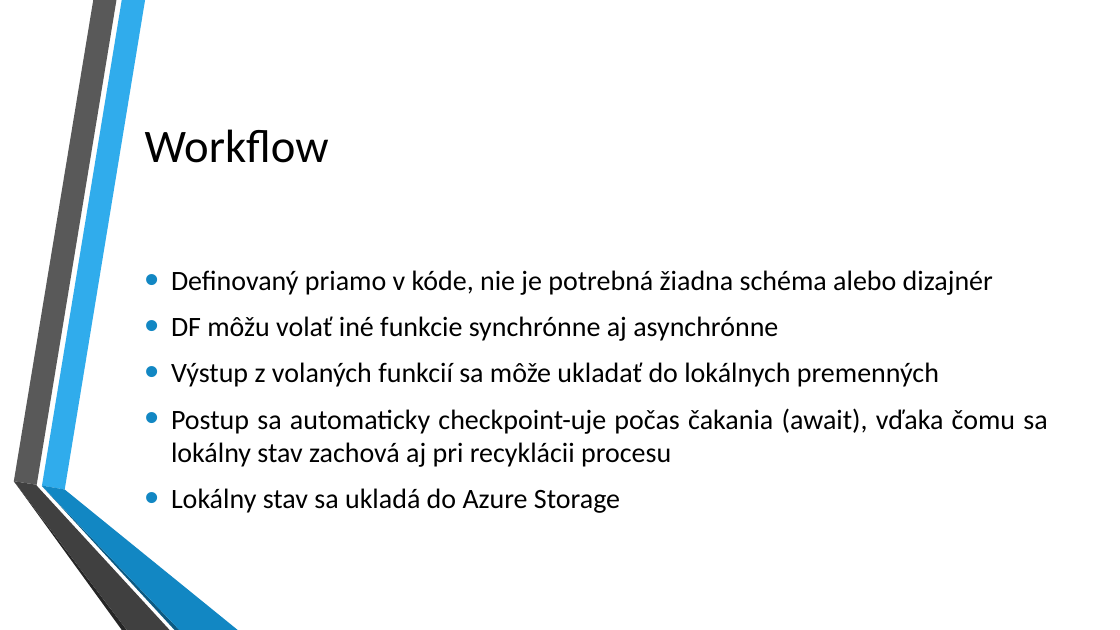
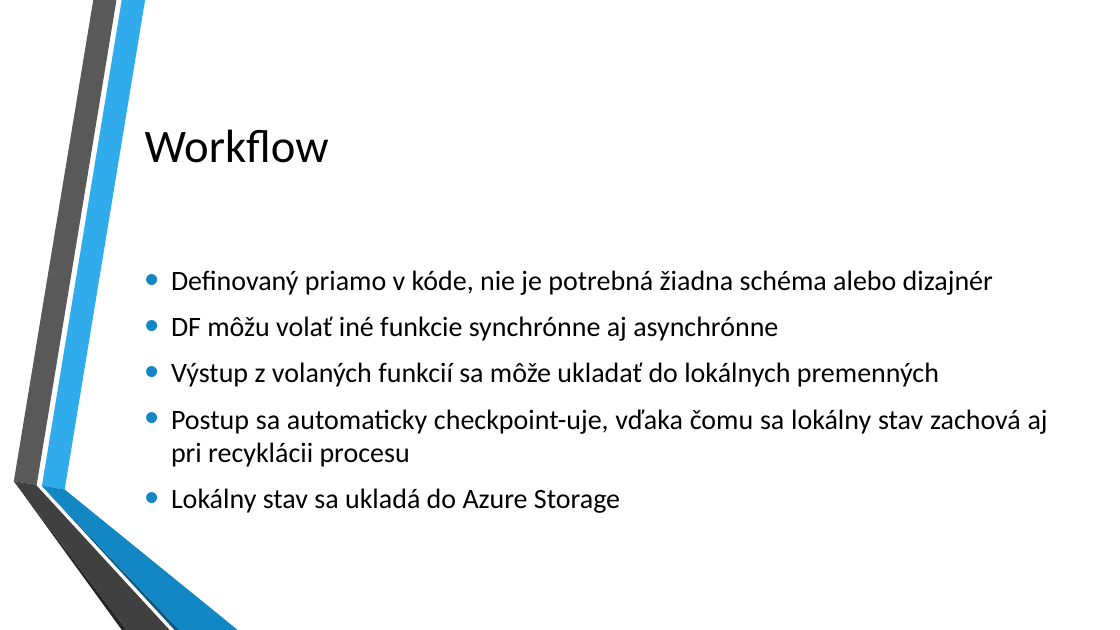
Before and after one commit to kubinko/Azure-Resources-Overview, a slide deck: slide 4 of 05 - Durable Functions/Durable Functions.pptx. Drawn at 1120x630 pixels with LibreOffice and Linux fonts; fonts in the diff are those of the drawing; background and template pictures are left out. Boxes give left, top, right and bottom in pixels: in the first picture for what was removed or moved away, otherwise in the second. Text is boxed around its words. In the diff, an @@ line names an element or a change of style, - is before the commit and + after.

```diff
--- a/05 - Durable Functions/Durable Functions.pptx
+++ b/05 - Durable Functions/Durable Functions.pptx
@@ text at [171,409,1048,467]: text changed @@
-• Postup sa automaticky checkpoint-uje počas čakania (await), vďaka čomu sa lokálny stav zachová aj pri recyklácii procesu
+• Postup sa automaticky checkpoint-uje, vďaka čomu sa lokálny stav zachová aj pri recyklácii procesu
```
Also in this commit, not shown: 6 other slides changed, 4 other files.
